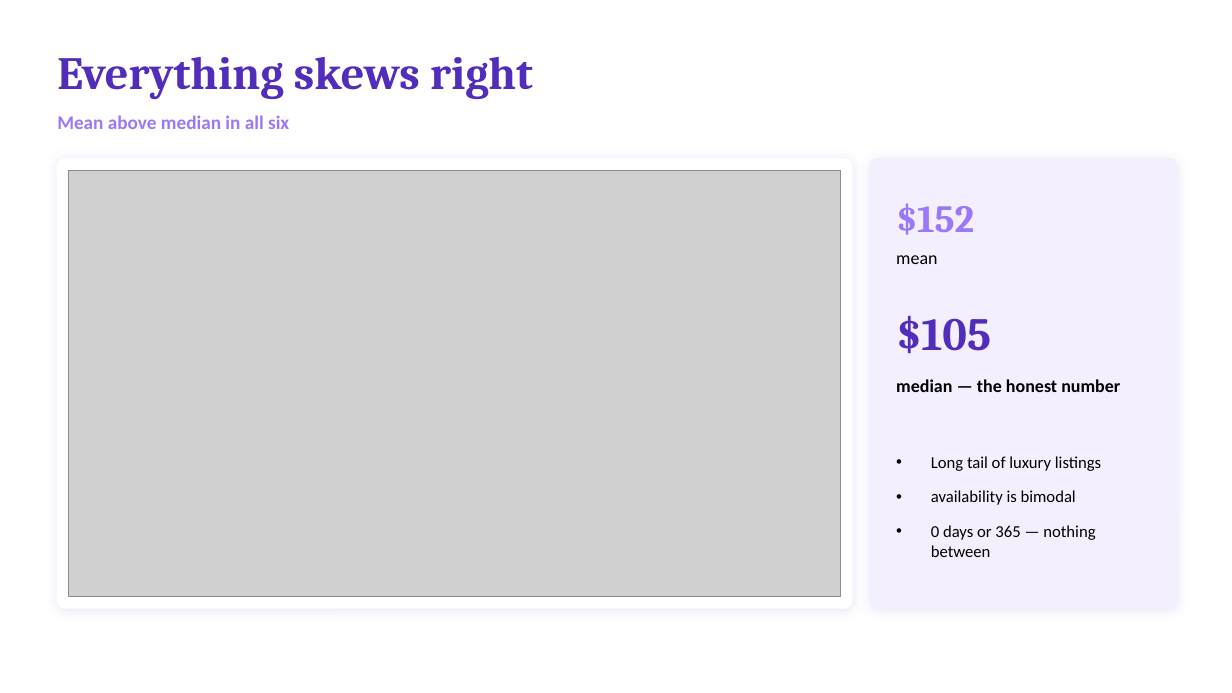
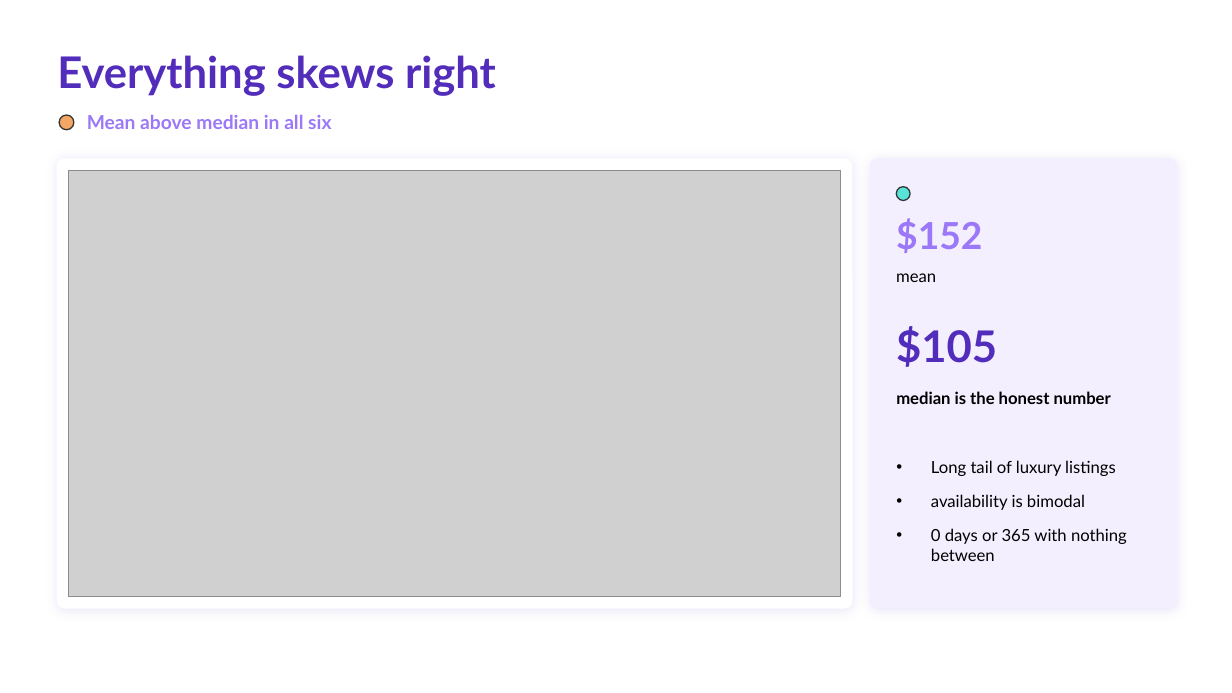
Before and after one commit to khaliddosari/Tuwaiq-Bootcamp, a slide deck: slide 5 of eda week 3/Khalid Al Dosari - EDA Project Presentation.pptx. Drawn at 1232x693 pixels with LibreOffice and Linux fonts; fonts in the diff are those of the drawing; grey boxes stand for pictures. Boxes give left, top, right and bottom in pixels: in the first picture for what was removed or moved away, otherwise in the second. Text is boxed around its words. In the diff, an @@ line names an element or a change of style, - is before the commit and + after.

```diff
--- a/eda week 3/Khalid Al Dosari - EDA Project Presentation.pptx
+++ b/eda week 3/Khalid Al Dosari - EDA Project Presentation.pptx
@@ text "Everything skews right" at [57,55,496,96]: size 36 to 34 pt, font Cambria to Lato @@
@@ ellipse added at [59,116,74,130], fill #F4A664, outline #333333 1 pt @@
@@ text "Mean above median in all ...": place and size @@
-text "Mean above median in all ..." at [57,115,289,129]
+text "Mean above median in all ..." at [87,114,331,129]
@@ text "Mean above median in all ..." at [87,114,331,129]: font Calibri to Lato @@
@@ text "$152": place and size @@
-text "$152" at [896,203,974,235]
+text "$152" at [896,218,982,253]
@@ text "$152" at [896,218,982,253]: size 30 to 29 pt, font Cambria to Lato @@
@@ ellipse added at [897,187,910,201], fill #57E3D8, outline #333333 1 pt @@
@@ text "mean": place and size @@
-text "mean" at [896,255,937,264]
+text "mean" at [896,273,936,282]
@@ text "mean" at [896,273,936,282]: size 14 to 13 pt, font Calibri to Lato @@
@@ text "$105" at [896,326,997,367]: size 36 to 34 pt, font Cambria to Lato @@
@@ text "$105": place and size @@
-text "$105" at [896,315,991,354]
+text "$105" at [896,326,997,367]
@@ text at [896,391,1111,404]: text changed; size 14 to 13 pt; font Calibri to Lato @@
-median — the honest number
+median is the honest number
@@ text at [931,460,1116,510]: font Calibri to Lato in "Long tail of luxury listings", "availability is bimodal" @@
@@ text at [931,528,1127,561]: text changed; font Calibri to Lato @@
-• 0 days or 365 — nothing between
+• 0 days or 365 with nothing between
```
Also in this commit, not shown: 12 other slides changed.
